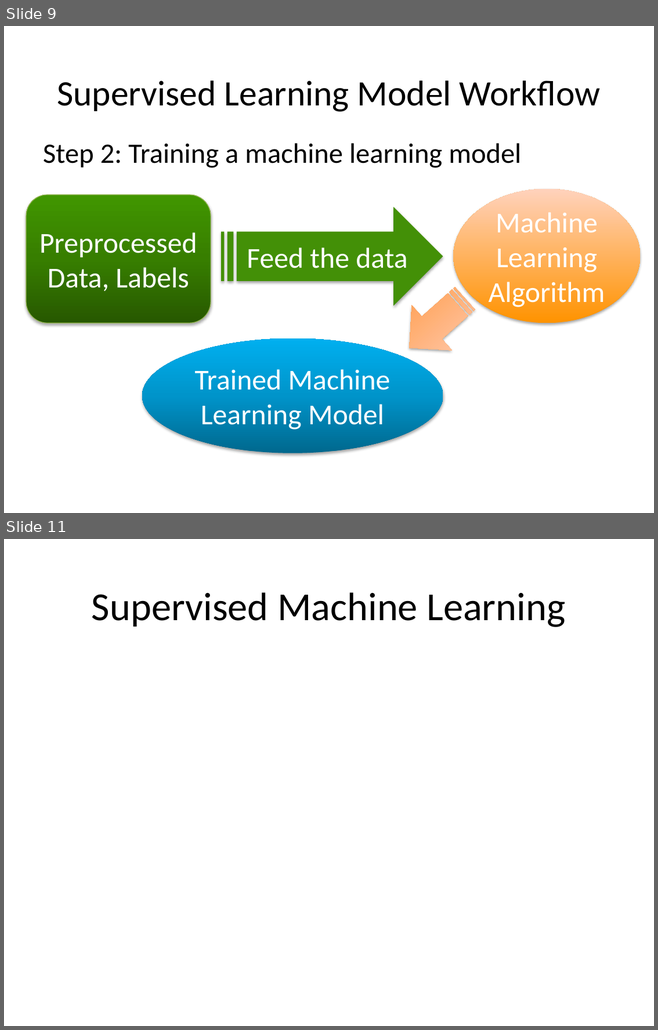
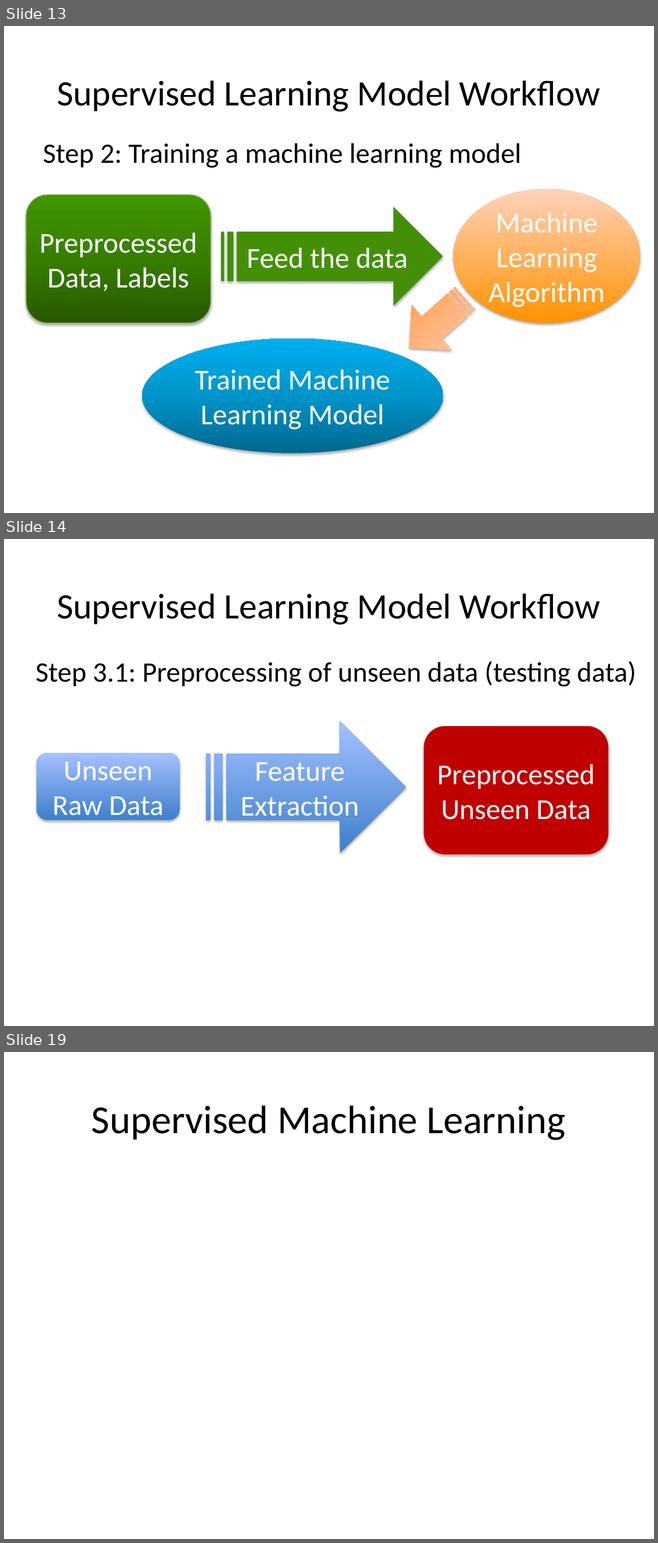
Before and after one commit to Oleksandra28/grad_forum, a slide deck: grad-presentation-sopova 2.pptx. Shown one above the other, each under a label of ours: slides 9 and 11 before the commit, slides 13, 14 and 19 after it; the slides between them are not shown. The pictures are 658x1030 and 658x1543 pixels, drawn with LibreOffice and Linux fonts; fonts in the diff are those of the drawing; background and template pictures are left out. Boxes give left, top, right and bottom in pixels: in the first picture for what was removed or moved away, otherwise in the second. Text is boxed around its words. In the diff, an @@ line names an element or a change of style, - is before the commit and + after.

```diff
--- a/grad-presentation-sopova 2.pptx
+++ b/grad-presentation-sopova 2.pptx
@@ slide 14 added at (4,539,654,1026), background picture (left out) @@
@@ title added at (57,594,600,625), 39.6 pt, text #000000 @@
+Supervised Learning Model Workflow
@@ text added at (35,661,636,687), 31.2 pt, text #000000 @@
+Step 3.1: Preprocessing of unseen data (testing data)
@@ striped right arrow added at (206,721,405,853), fill gradient #3F80CE to #A4C4FF, 32 pt, text #FFFFFF @@
+Feature Extraction
@@ rounded rectangle added at (424,726,608,855), fill #C00000, 32 pt, text #FFFFFF @@
+Preprocessed Unseen Data
@@ rounded rectangle added at (36,754,179,820), fill gradient #3F80CE to #A4C4FF, 32 pt, text #FFFFFF @@
+Unseen Raw Data
@@ what was slide 9 is now slide 13 @@
@@ what was slide 11 is now slide 19 @@
```
Also in this commit, not shown: 9 slides changed, 1 other slide added, 2 slides removed, 6 other files.
